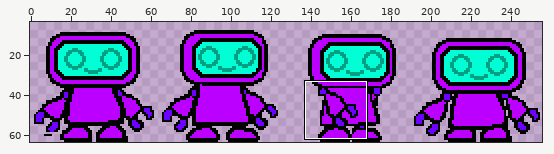
Sprite sheet -- assets/robotwalk.png. The picture above shows the old version from afar; the outline marks the close-up.
Close-up. Earlier state:
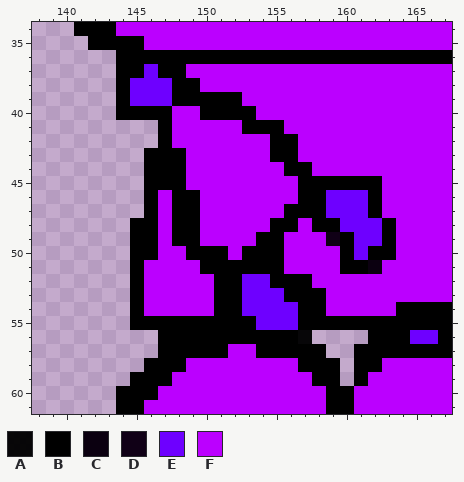
The file is 256x64 pixels. Pixels under 10% opacity are left out. Colours within 5 levels of each other are drawn and written as one. Shown: x 138..167, y 34..61. The wide view leaves out empty margins. The commit also changed other parts of the picture, which this record leaves out.
Palette (. is transparent): A #000000f5  B #000000  C #0b0010  D #100016  E #6e00ff  F #bb00ff
Pixels before, first column x 141:
34 BBBFFFFFFFFFFFFFFFFFFFFFFFF
35 .BBBBFFFFFFFFFFFFFFFFFFFFFF
36 ...BBBBBBBBBBBBBBBBBBBBBBBB
37 ...BBEBBFFFFFFFFFFFFFFFFFFF
38 ...BEEEBBFFFFFFFFFFFFFFFFFF
39 ...BEEEBBBBBFFFFFFFFFFFFFFF
40 ...BBBBFFBBBBFFFFFFFFFFFFFF
41 ......BFFFFFBBBFFFFFFFFFFFF
42 ......BFFFFFFFBBFFFFFFFFFFF
43 .....BBBFFFFFFBBFFFFFFFFFFF
44 .....BBBFFFFFFFBBFFFFFFFFFF
45 .....BBBFFFFFFFFBBBBBBFFFFF
46 .....BFBBFFFFFFFBBEEEBFFFFF
47 .....BFBBFFFFFFBBBEEEBFFFFF
48 ....BBFBBFFFFFBBFBBEEEBFFFF
49 ....BBFBBFFFFBBFFFDBEEBFFFF
50 ....BBFFBBBFBBBFFFFBEBBFFFF
51 ....BFFFFBBBBBBFFFFBBCFFFFF
52 ....BFFFFFBBEEBBBFFFFFFFFFF
53 ....BFFFFFBBEEEBBBFFFFFFFFF
54 ....BFFFFFBBEEEEBBFFFFFBBBB
55 ....BBBBBBBBBEEEBBBBBBBBBBB
56 ......BBBBBBBBBBA....BBBEEB
57 ......BBBBBFFBBBBB..BBBBBBB
58 .....BBBFFFFFFFFBBB.BBFFFFF
59 ....BBBFFFFFFFFFFBB.BFFFFFF
60 ...BBBFFFFFFFFFFFFBBFFFFFFF
61 ...BBFFFFFFFFFFFFFBBFFFFFFF
The result:
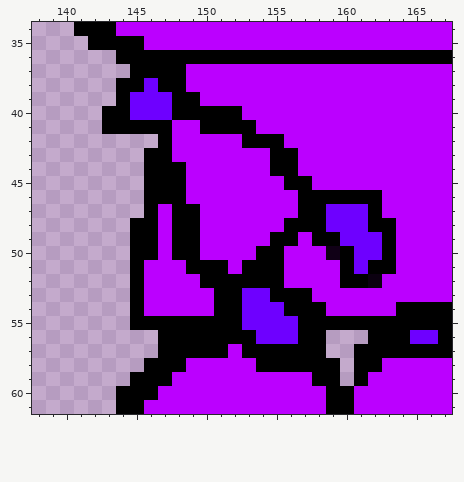
Changes in this commit:
Changed rows in their new state; - is an unchanged pixel.
first column x 143:
37 -.-B-----------------
38 --B-B-F--------------
39 -------FFF-----------
40 B-EEEBB---F----------
41 BBBB---BBB-FF--------
42 ----------BB-F-------
43 -----F---------------
44 ------------B-F------
45 -------------B-FFFFF-
46 ----B-F---------BBB--
47 -------------F-------
48 ------------F-B-E--B-
49 -----------F-B-BBE---
50 -----B-FF-F-----D--E-
51 ------B--F--------EBB
52 -------B--BB-FF--BBC-
53 ------------B--F-----
54 -------------B-------
55 ----------E----------
56 -----------EEEBB-----
57 ----------B----------
58 -----------BBB-------
Boxes around the changes in both close-ups, in picture pixels (x1, y1, x2, y2):
changed: (102, 64, 396, 372)
